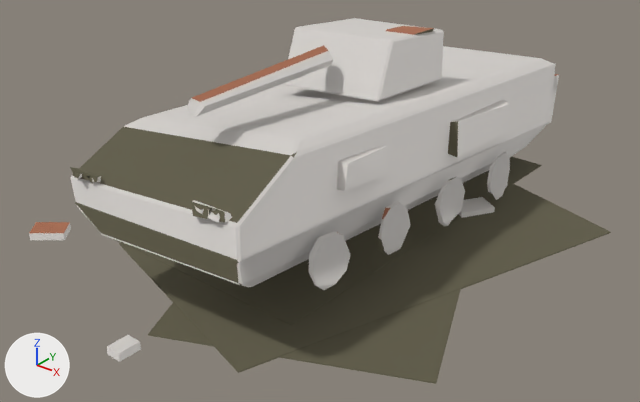
Renders of the FBX model entregas/teo-modelado/restos-k8-7nov/SM_RestosDragon_v4_LOD1.fbx from each side of a commit.
Camera for both pictures: a camera (50 mm lens) standing at (7.49, -9.98, 6.51) and looking at (-0.06, -0.54, 0.65). Lighting does not change. The marker at lower left points along +X, +Y and +Z. The picture after the commit comes second. Where no turn or scale is listed for an object, it has been applied to the vertices.

Script lines for the objects in view, before the commit:
```python
me_sm_bloques_restos_dragon_v4_lod1_001 = bpy.data.meshes.new('SM_bloques.restos_dragon_v4_LOD1.001')
me_sm_bloques_restos_dragon_v4_lod1_001.from_pydata(...)  # 432 vertices, 438 faces; spans x -3.76..3.37, y -4.54..4.44, z 0.0..3.21
me_sm_bloques_restos_dragon_v4_lod1_001.materials.append(mat_mat_paleta32)  # picture img_t_paleta32_png
ob_sm_bloques_restos_dragon_v4_lod1 = bpy.data.objects.new('SM_bloques.restos_dragon_v4_LOD1', me_sm_bloques_restos_dragon_v4_lod1_001)
ob_sm_bloques_restos_dragon_v4_lod1.location = (0.0, 0.0, 0.0)
```
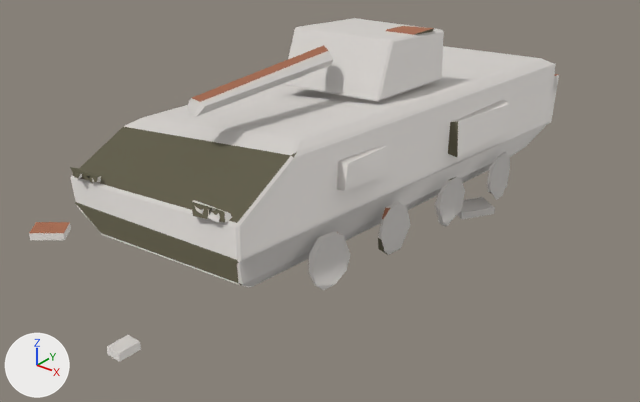
Location of each change, (x1, y1, x2, y2) in pixels of the pictures (640 x 402 px):
'SM_bloques.restos_dragon_v4_LOD1', reshaped (9% narrower): before (29, 18, 611, 384); after (29, 18, 559, 362)
part 1 of me_sm_bloques_restos_dragon_v4_lod1_001, deleted (brown): before (148, 289, 461, 384)
part 2 of me_sm_bloques_restos_dragon_v4_lod1_001, deleted: before (114, 156, 541, 326)
part 3 of me_sm_bloques_restos_dragon_v4_lod1_001, deleted (brown): before (119, 184, 611, 373)

The change in detail:
me_sm_bloques_restos_dragon_v4_lod1_001 is used by ob_sm_bloques_restos_dragon_v4_lod1; location (0.0, 0.0, 0.0).
me_sm_bloques_restos_dragon_v4_lod1_001 had 432 vertices, 438 faces and spanned x -3.76..3.37, y -4.54..4.44, z 0.0..3.21.
me_sm_bloques_restos_dragon_v4_lod1_001 now has 408 vertices, 420 faces and spans x -3.76..1.62, y -4.54..4.44, z 0.0..3.21.
me_sm_bloques_restos_dragon_v4_lod1_001 part 1: the loose piece of 8 vertices spanning x -2.65..3.26, y -3.95..3.37, z 0.0..0.02 is deleted.
me_sm_bloques_restos_dragon_v4_lod1_001 part 2: the loose piece of 8 vertices spanning x -2.79..1.36, y -2.67..4.25, z 0.02..0.04 is deleted.
me_sm_bloques_restos_dragon_v4_lod1_001 part 3: the loose piece of 8 vertices spanning x -2.33..3.37, y -3.81..3.63, z 0.01..0.03 is deleted.
